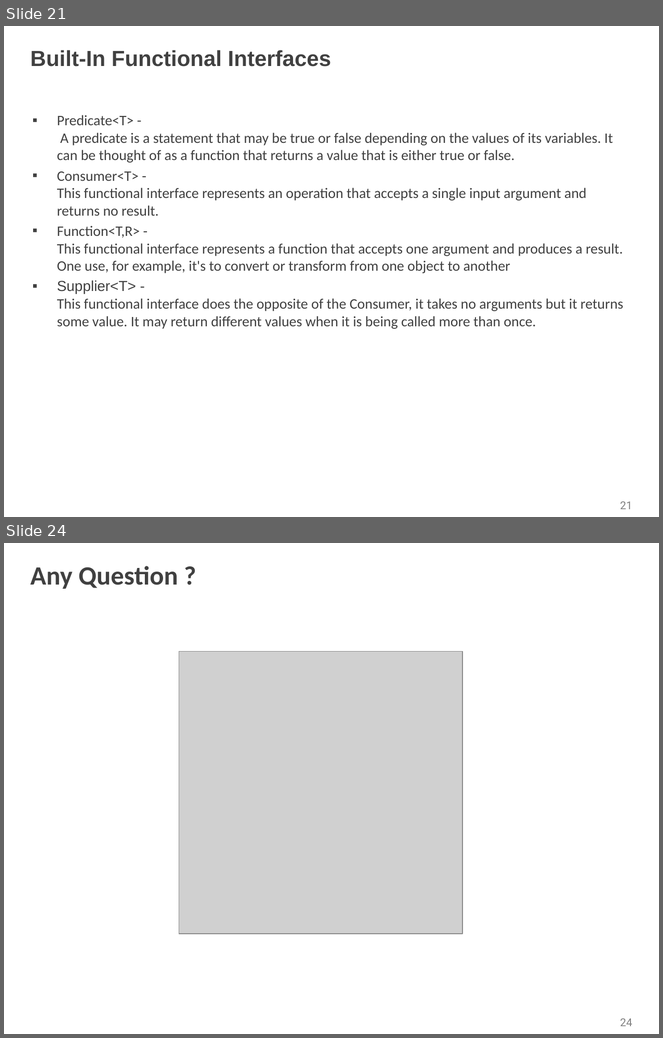
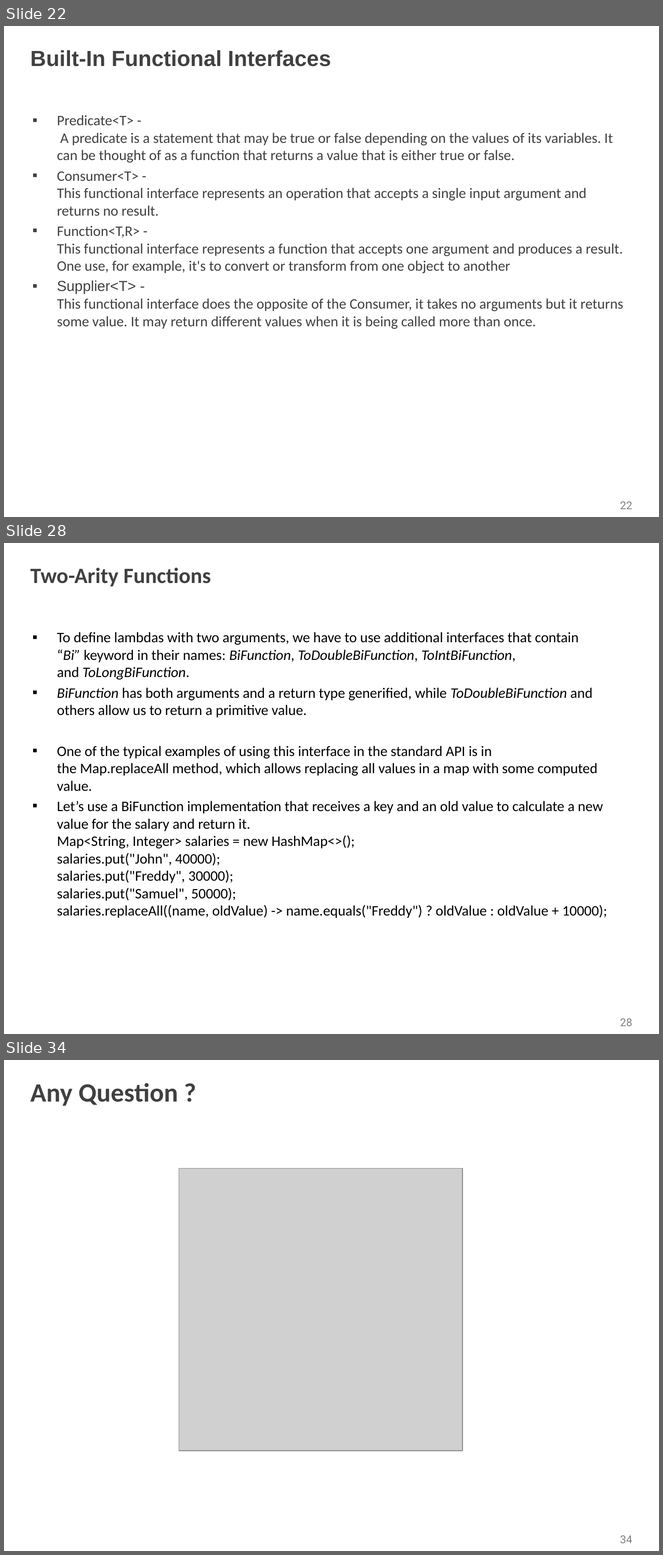
Before and after one commit to shalini06mittal/NCPIWS, a slide deck: ppt/Interfaces.pptx. Shown one above the other, each under a label of ours: slides 21 and 24 before the commit, slides 22, 28 and 34 after it; the slides between them are not shown. The pictures are 663x1038 and 663x1555 pixels, drawn with LibreOffice and Linux fonts; fonts in the diff are those of the drawing; grey boxes stand for pictures; background and template pictures are left out. Boxes give left, top, right and bottom in pixels: in the first picture for what was removed or moved away, otherwise in the second. Text is boxed around its words. In the diff, an @@ line names an element or a change of style, - is before the commit and + after.

Commit message:
interfaces

```diff
--- a/ppt/Interfaces.pptx
+++ b/ppt/Interfaces.pptx
@@ slide 28 added at bbox=[4, 543, 659, 1034], background picture (left out); not listed: 1 template element that a slide beside it also shows @@
@@ title added at bbox=[31, 567, 211, 587], 24 pt, text #404040, bold @@
+Two-Arity Functions
@@ text added at bbox=[57, 632, 608, 918], 16 pt, text #000000 @@
+▪ To define lambdas with two arguments, we have to use additional interfaces that contain “Bi” keyword in their names: BiFunction, ToDoubleBiFunction, ToIntBiFunction, and ToLongBiFunction.
+▪ BiFunction has both arguments and a return type generified, while ToDoubleBiFunction and others allow us to return a primitive value.
+▪ One of the typical examples of using this interface in the standard API is in the Map.replaceAll method, which allows replacing all values in a map with some computed value.
+▪ Let’s use a BiFunction implementation that receives a key and an old value to calculate a new value for the salary and return it.
+  Map<String, Integer> salaries = new HashMap<>();
+  salaries.put("John", 40000);
+  salaries.put("Freddy", 30000);
+  salaries.put("Samuel", 50000);
+  salaries.replaceAll((name, oldValue) -> name.equals("Freddy") ? oldValue : oldValue + 10000);
@@ what was slide 21 is now slide 22 @@
@@ page number at bbox=[620, 502, 633, 510]: text changed @@
-21
+22
@@ what was slide 24 is now slide 34 @@
@@ page number at bbox=[620, 1536, 633, 1544]: text changed @@
-24
+34
```
Also in this commit, not shown: 2 slides changed, 9 other slides added, 4 other files.
